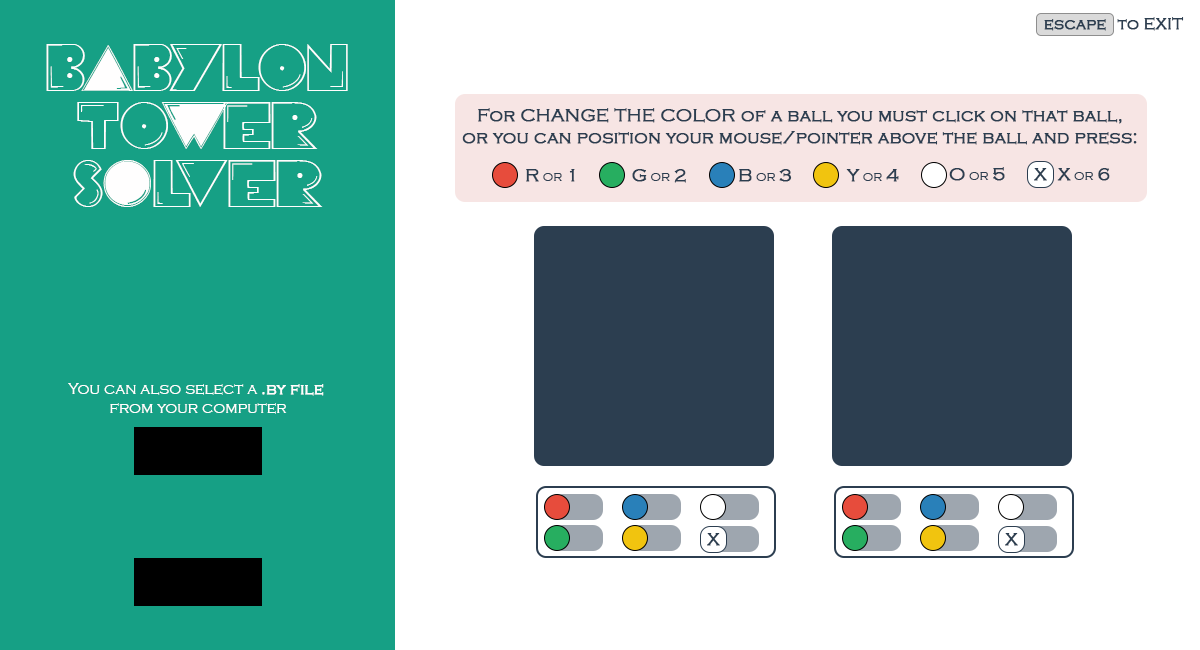
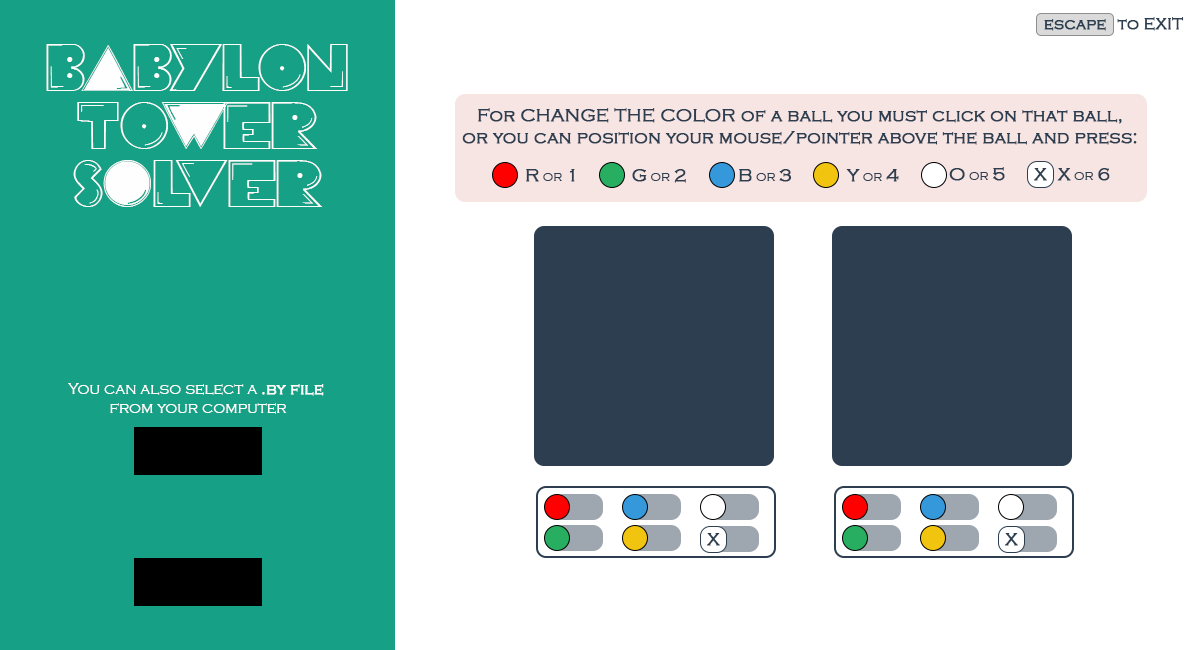
The second (1200, 650) image is a revision of the first. Changes to its layers:
painted on "Blue" over 710, 163, 734, 187
painted on "Red" over 493, 163, 517, 187
painted on "BlueBall" (1st of 2, in "Mesa de trabajo 1" › "Juego" › "Info Goal") over 921, 495, 945, 519
painted on "RedBall" (1st of 2, in "Mesa de trabajo 1" › "Juego" › "Info Goal") over 843, 495, 867, 519
painted on "BlueBall" (2nd of 2, in "Mesa de trabajo 1" › "Juego" › "Info Ini") over 623, 495, 647, 519
painted on "RedBall" (2nd of 2, in "Mesa de trabajo 1" › "Juego" › "Info Ini") over 545, 495, 569, 519
